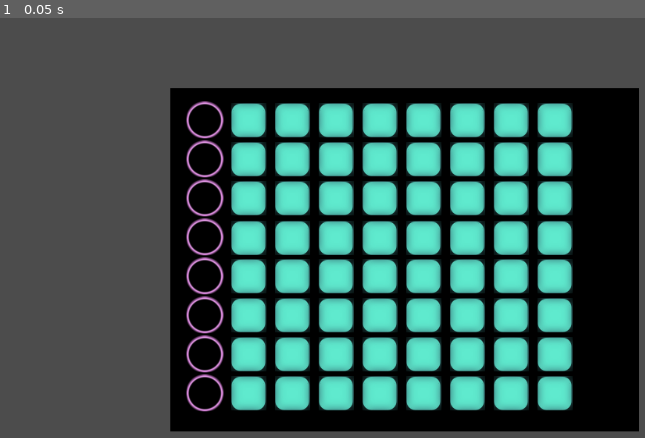
Above: before the commit, frame 1.
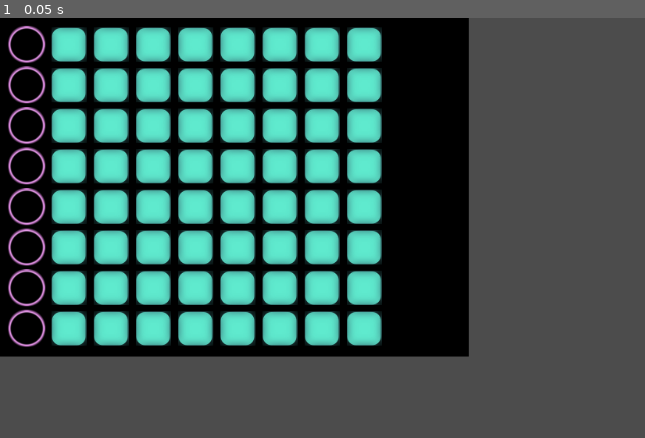
Above: after the commit, the same moment.

Repository: mdructor/beat_hacker
Game: Godot game, scene res://Assets/Scenes/Sequencer.tscn
Same seed, same stepped clock (60 frames per second), same inputs: the game is played once before the commit and once after it. Before the commit the project starts from res://Assets/Scenes/Main.tscn.
Inputs:
- Up to frame 1 (0.05 s): no input

The runs differ from the first frame. In frame 1, 80% of the frame differs, in the area x 0-100%, y 0-99%.

Commit message:
Dynamically added buttons to sequenceer

Diff:
--- /dev/null
+++ b/Assets/Scenes/SequenceButton.tscn
@@ -0,0 +1,11 @@
+[gd_scene load_steps=2 format=2]
+
+[ext_resource path="res://Assets/Images/blue_square.png" type="Texture" id=1]
+
+[node name="SequenceButton" type="TextureButton"]
+margin_right = 40.0
+margin_bottom = 40.0
+texture_normal = ExtResource( 1 )
+__meta__ = {
+"_edit_use_anchors_": false
+}
--- a/Assets/Scenes/Sequencer.tscn
+++ b/Assets/Scenes/Sequencer.tscn
@@ -4,9 +4,8 @@
 [ext_resource path="res://Assets/Scenes/SampleStreamer.tscn" type="PackedScene" id=2]
 
 [node name="Sequencer" type="ColorRect"]
-margin_top = 4.0
 margin_right = 600.0
-margin_bottom = 404.0
+margin_bottom = 434.0
 rect_min_size = Vector2( 600, 400 )
 color = Color( 0, 0, 0, 1 )
 script = ExtResource( 1 )
--- a/Assets/Scripts/Sequencer.gd
+++ b/Assets/Scripts/Sequencer.gd
@@ -6,11 +6,29 @@
 var _timer = false
 
 var _sampleButtons = []
-
+var _sequenceButtons = []
 
 # Called when the node enters the scene tree for the first time.
 func _ready():
-	pass # Replace with function body.
+	var sampleButton = preload("res://Assets/Scenes/SampleButton.tscn")
+	var sequenceButton = preload("res://Assets/Scenes/SequenceButton.tscn")
+	var y = 10.0
+
+	for i in range(8):
+		var samp_instance = sampleButton.instance()
+		samp_instance.set_position(Vector2(10.0,y))
+		_sampleButtons.append(samp_instance)
+		add_child(_sampleButtons[i])
+
+		_sequenceButtons.append([])
+		var x = 64.0
+		for j in range(8):
+			var seq_instance = sequenceButton.instance()
+			seq_instance.set_position(Vector2(x, y))
+			_sequenceButtons[i].append(seq_instance)
+			add_child(_sequenceButtons[i][j])
+			x += 54
+		y += 52# Replace with function body.
 
 
 # Called every frame. 'delta' is the elapsed time since the previous frame.
--- a/project.godot
+++ b/project.godot
@@ -16,7 +16,7 @@
 [application]
 
 config/name="beat_hacker"
-run/main_scene="res://Assets/Scenes/Main.tscn"
+run/main_scene="res://Assets/Scenes/Sequencer.tscn"
 config/icon="res://Assets/Images/icon.png"
 
 [rendering]
